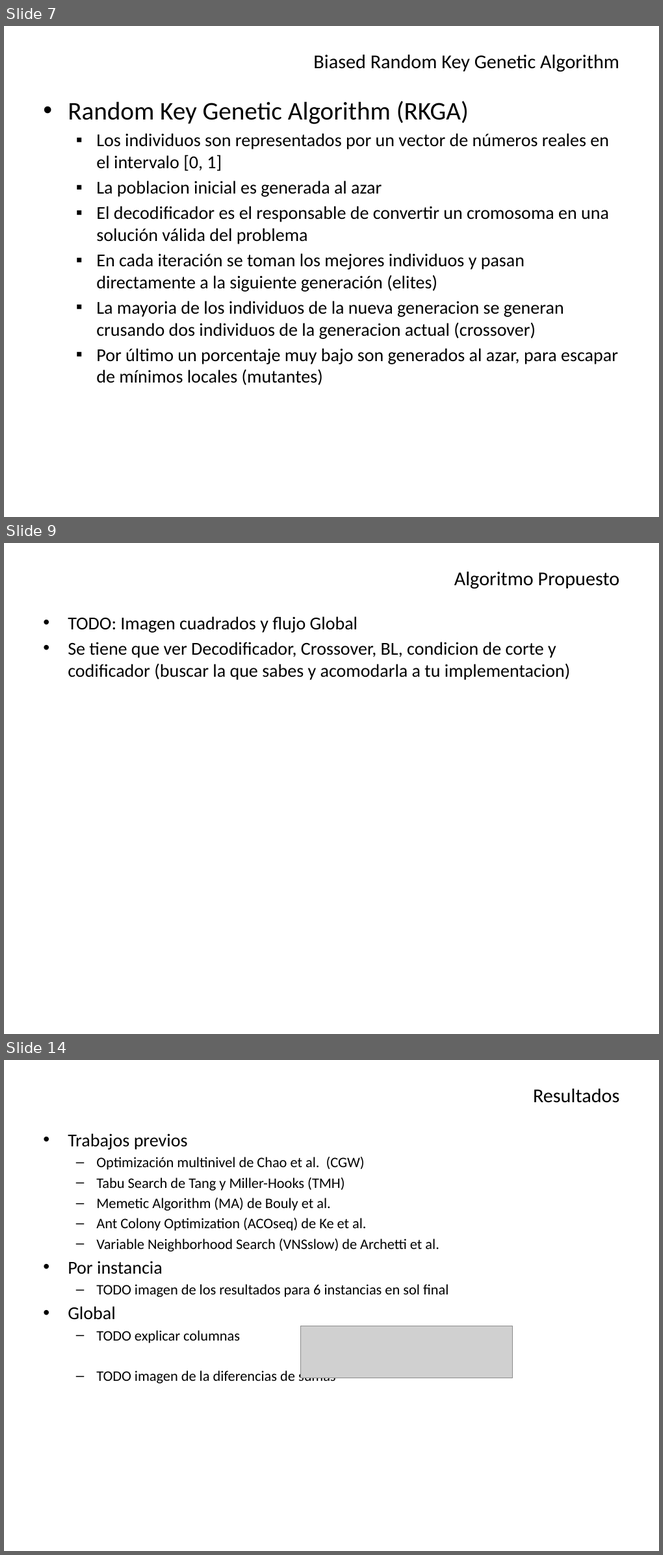
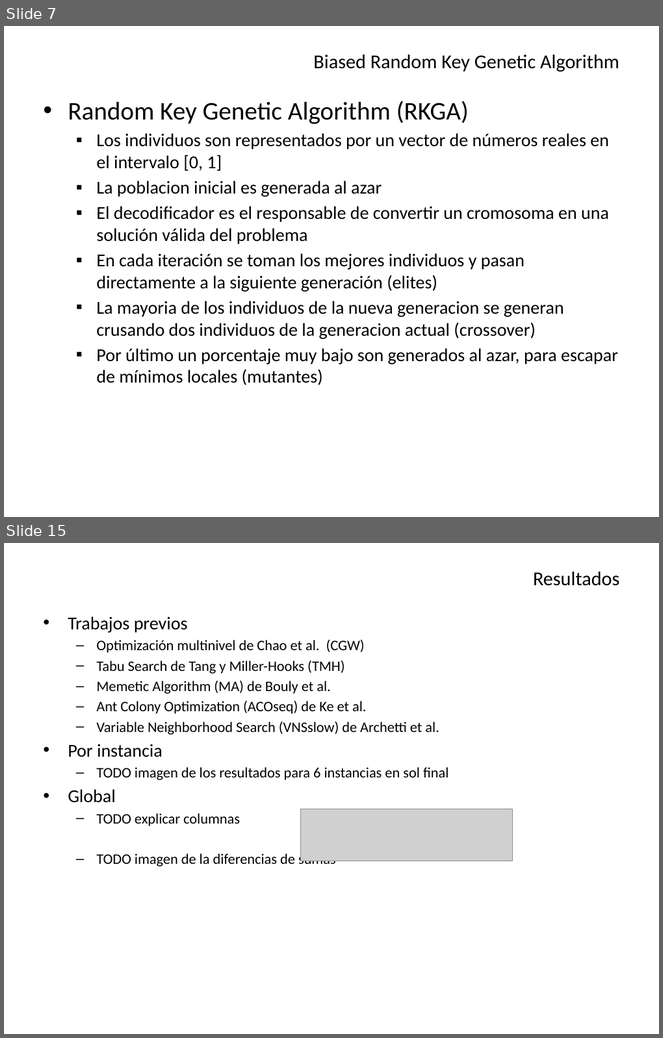
Before and after one commit to Aleitox/TopBrkga, a slide deck: TesisPaper/Defensa/Biased Random Key Genetic Algorithm.pptx. Shown one above the other, each under a label of ours: slides 7, 9 and 14 before the commit, slides 7 and 15 after it; the slides between them are not shown. The pictures are 663x1555 and 663x1038 pixels, drawn with LibreOffice and Linux fonts; fonts in the diff are those of the drawing; grey boxes stand for pictures. Boxes give left, top, right and bottom in pixels: in the first picture for what was removed or moved away, otherwise in the second. Text is boxed around its words. In the diff, an @@ line names an element or a change of style, - is before the commit and + after.

```diff
--- a/TesisPaper/Defensa/Biased Random Key Genetic Algorithm.pptx
+++ b/TesisPaper/Defensa/Biased Random Key Genetic Algorithm.pptx
@@ slide 9 removed at [4,543,659,1034], background #FFFFFF @@
@@ title removed at [454,572,620,589] @@
-Algoritmo Propuesto
@@ text removed at [68,616,571,680] @@
-• TODO: Imagen cuadrados y flujo Global
-• Se tiene que ver Decodificador, Crossover, BL, condicion de corte y codificador (buscar la que sabes y acomodarla a tu implementacion)
@@ what was slide 14 is now slide 15 @@
```
Also in this commit, not shown: 7 slides changed, 2 slides added, 1 other file.
